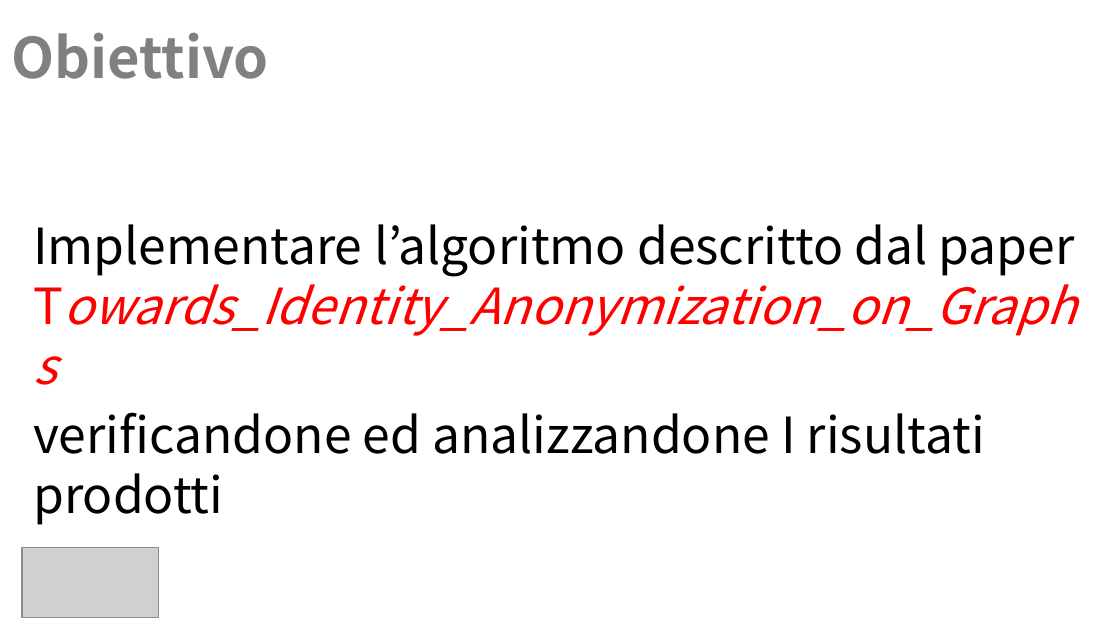
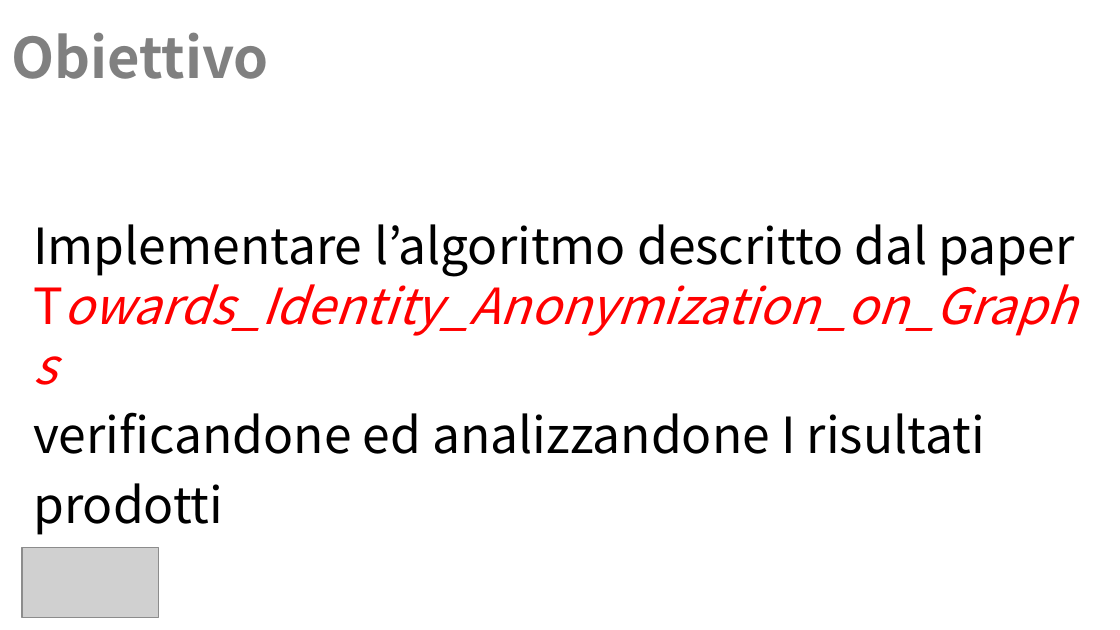
Before and after one commit to Navypowder/DP-P-project, a slide deck: slide 2 of Presentation/Towards_Identity_Anonymization_on_graph(K-degree anonymization).pptx. Drawn at 1120x630 pixels with LibreOffice and Linux fonts; fonts in the diff are those of the drawing; grey boxes stand for pictures; background and template pictures are left out. Boxes give left, top, right and bottom in pixels: in the first picture for what was removed or moved away, otherwise in the second. Text is boxed around its words. In the diff, an @@ line names an element or a change of style, - is before the commit and + after.

```diff
--- a/Presentation/Towards_Identity_Anonymization_on_graph(K-degree anonymization).pptx
+++ b/Presentation/Towards_Identity_Anonymization_on_graph(K-degree anonymization).pptx
@@ text at [33,412,985,535]: text changed @@
-verificandone ed analizzandone I risultati prodotti
+verificandone ed analizzandone I risultati
+prodotti
```
Also in this commit, not shown: 9 other slides changed.
